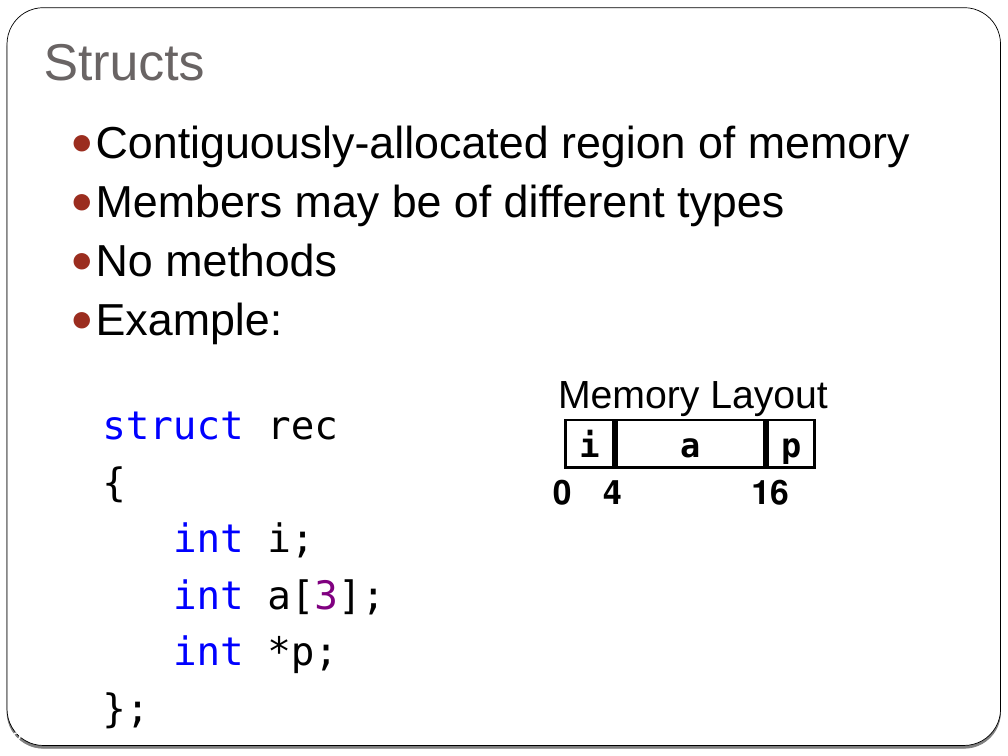
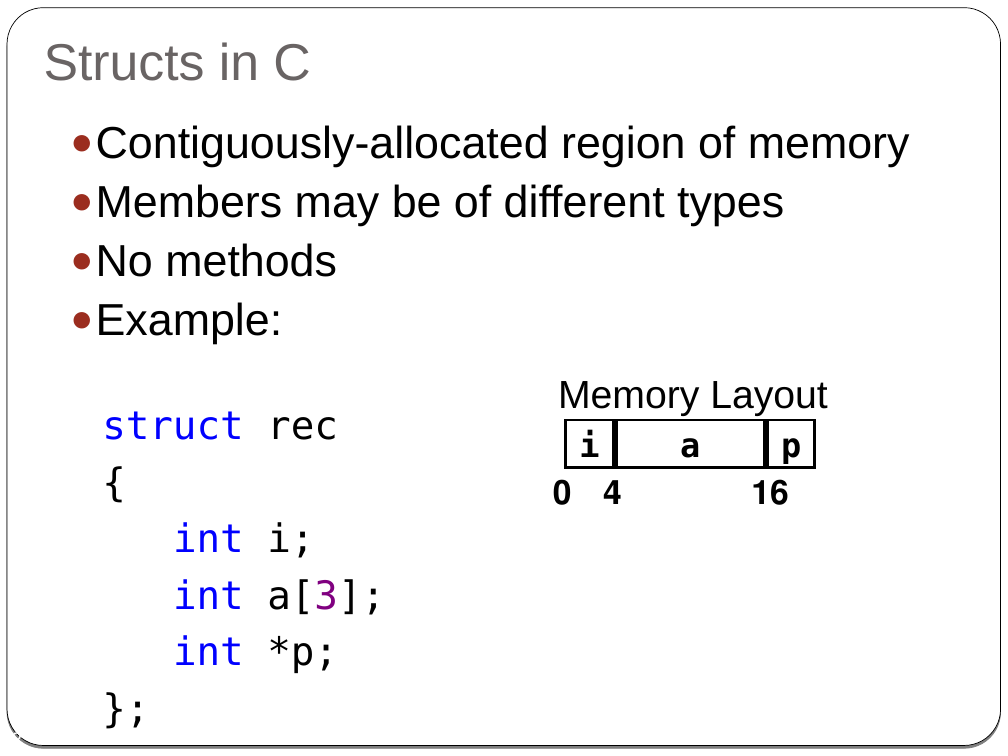
Before and after one commit to cpp-at-ariel/cpp-5778, a slide deck: slide 2 of week02-classes-constructors-destructors/slides.odp. Drawn at 1008x756 pixels with LibreOffice and Linux fonts; fonts in the diff are those of the drawing. Boxes give left, top, right and bottom in pixels: in the first picture for what was removed or moved away, otherwise in the second. Text is boxed around its words. In the diff, an @@ line names an element or a change of style, - is before the commit and + after.

```diff
--- a/week02-classes-constructors-destructors/slides.odp
+++ b/week02-classes-constructors-destructors/slides.odp
@@ title at <box>44,42,310,81</box>: text changed @@
-Structs
+Structs in C
```
Also in this commit, not shown: 2 other slides changed, 18 other files.
